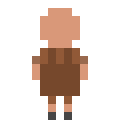
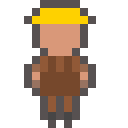
Two versions of the same layered image (128 × 128). Layer-by-layer changes:
added layer "Layer 2" above "Layer 1" over [24, 0, 96, 128]
painted on "Layer 1" over [32, 8, 88, 112]
